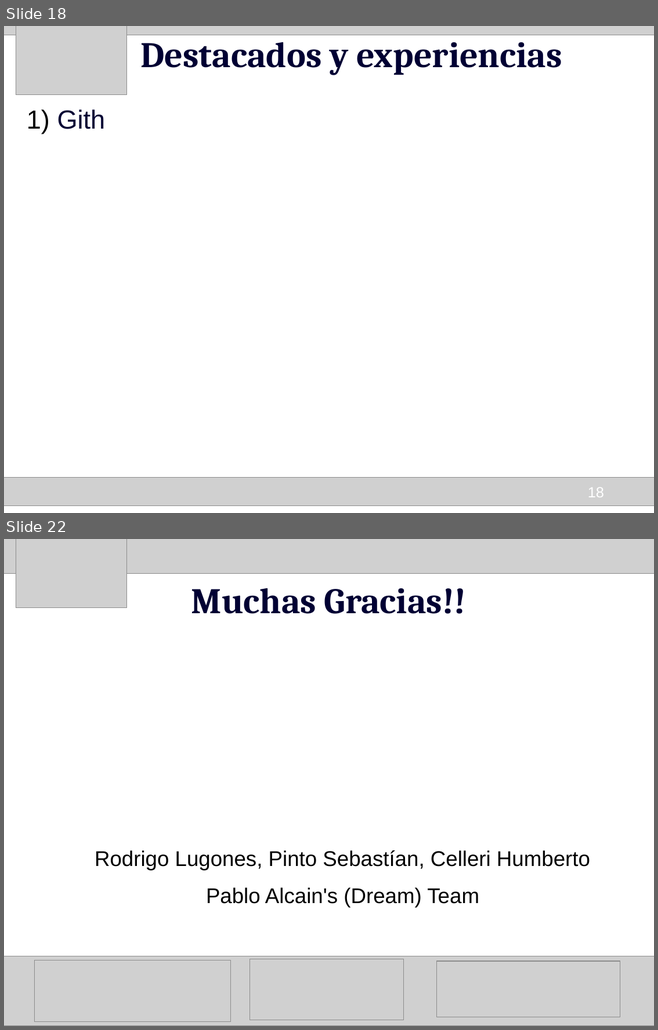
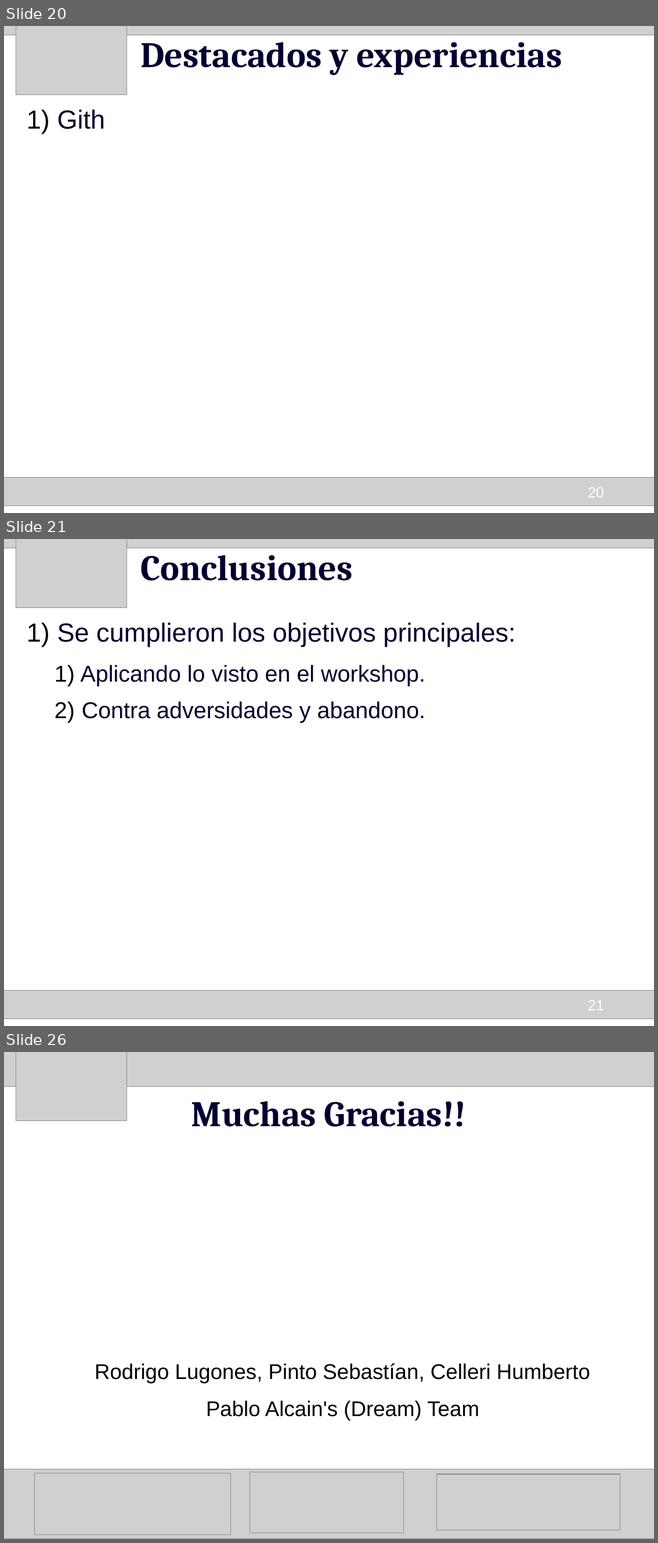
Before and after one commit to HumbertoCelleri/ljmd, a slide deck: presentacion/Presentacion.odp. Shown one above the other, each under a label of ours: slides 18 and 22 before the commit, slides 20, 21 and 26 after it; the slides between them are not shown. The pictures are 658x1030 and 658x1543 pixels, drawn with LibreOffice and Linux fonts; fonts in the diff are those of the drawing; grey boxes stand for pictures. Boxes give left, top, right and bottom in pixels: in the first picture for what was removed or moved away, otherwise in the second. Text is boxed around its words. In the diff, an @@ line names an element or a change of style, - is before the commit and + after.

```diff
--- a/presentacion/Presentacion.odp
+++ b/presentacion/Presentacion.odp
@@ slide 21 added at [4,539,654,1026], background #FFFFFF @@
@@ picture added at [4,539,654,542] @@
@@ picture added at [4,539,654,548] @@
@@ picture added at [16,539,126,608] @@
@@ title added at [140,547,353,581], 44 pt, text #000033, bold @@
+Conclusiones
@@ text added at [57,623,515,723], 28 pt, text #000033 @@
+1) Se cumplieron los objetivos principales:
+  1) Aplicando lo visto en el workshop.
+  2) Contra adversidades y abandono.
@@ picture added at [4,991,654,1019] @@
@@ page number added at [587,1001,604,1011], 18 pt, text #FFFFFF @@
+21
@@ what was slide 18 is now slide 20 @@
@@ page number at [587,488,604,498]: text changed @@
-18
+20
@@ what was slide 22 is now slide 26 @@
```
Also in this commit, not shown: 5 slides changed, 5 other slides added, 2 slides removed.
